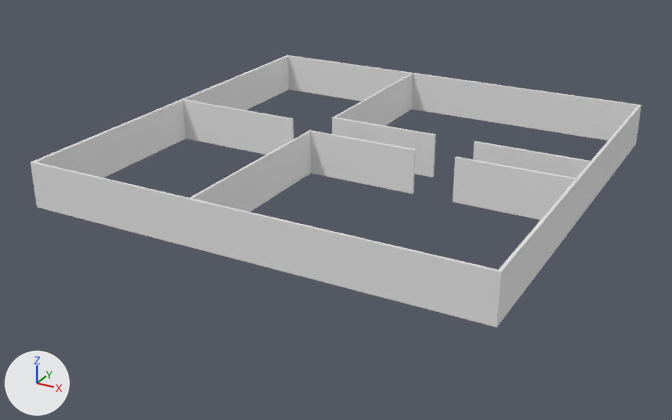
Before and after pictures for a commit that changed the FBX model Assets/FBX/Shelter.fbx.
Both versions are drawn from a camera (50 mm lens) standing at (28.0, -35.2, 15.5) and looking at (9.9, -2.3, -1.0). The lights are fixed; the arrows at lower left show +X, +Y and +Z. The picture after the commit comes second. Materials are left out; every surface is plain grey.
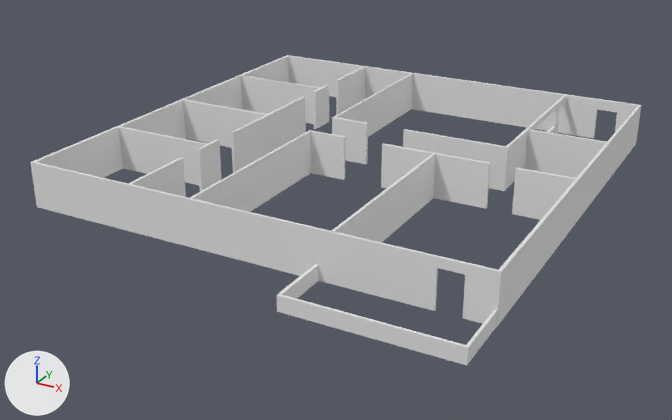
Where the change shows, as pixel boxes (x1, y1, x2, y2) in the pictures (672 x 420 px):
'Cube', reshaped (14% taller): before (31, 55, 641, 327); after (31, 55, 641, 365)
part 1 of me_cube, added: after (505, 95, 607, 190)
part 2 of me_cube, added: after (276, 264, 497, 365)
part 3 of me_cube, added: after (331, 143, 490, 243)
part 4 of me_cube, added: after (119, 126, 222, 191)
part 5 of me_cube, added: after (241, 75, 329, 129)
part 6 of me_cube, reshaped: (126, 65, 620, 327) in both

The edits, one by one:
me_cube is used by ob_cube; location (0.0, 0.0, 0.0).
me_cube had 88 vertices, 76 faces and spanned x -0.1..20.0, y -10.0..10.0, z 0.0..2.0.
me_cube now has 242 vertices, 193 faces and spans x -0.1..20.0, y -12.5..10.0, z 0.0..2.0.
me_cube part 1: a new loose piece of 34 vertices spanning x 16.3..19.9, y 1.2..9.8, z 0.0..2.0.
me_cube part 2: a new loose piece of 24 vertices spanning x 13.3..20.0, y -12.5..-10.0, z 0.0..0.6.
me_cube part 3: a new loose piece of 16 vertices spanning x 11.5..16.4, y -9.9..-1.0, z 0.0..2.0.
me_cube part 4: a new loose piece of 16 vertices spanning x 0.1..5.1, y -5.5..-4.0, z 0.0..2.0.
me_cube part 5: a new loose piece of 16 vertices spanning x 0.1..5.1, y 4.3..5.8, z 0.0..2.0.
Part 6, on me_cube:
2 vertices are removed from x 6.3, y -0.1..0.0, z 2.0.
13 faces are deleted.
8 vertices in x 13.0, y -1.2..1.2, z 0.0..2.0 move by (-3.3, 0.0, 0.0).
4 vertices in x 14.9, y 1.0..1.2, z 0.0..2.0 move by (-3.4, 0.0, 0.0).
4 vertices in x 19.9, y 1.0..1.2, z 0.0..2.0 move by (-3.5, 0.0, 0.0).
4 vertices in x 14.9, y -1.2..-1.0, z 0.0..2.0 move by (2.6, 0.0, 0.0).
2 vertices move from x 6.3, y -0.1..0.0, z 0.0 to x 4.9, y -0.1..0.0, z 0.0.
38 vertices are added at x 4.9..19.0, y -10.0..10.0, z 0.0..2.0.
6 new vertices lie (4.8, 0.0, 0.0) away from vertices in x 0.1, y -9.9..9.8, z 0.0..2.0.
6 new vertices lie (0.0, 0.0, 2.0) away from vertices in x 4.9..5.1, y -9.9..9.8, z 0.0.
43 new faces join them.
